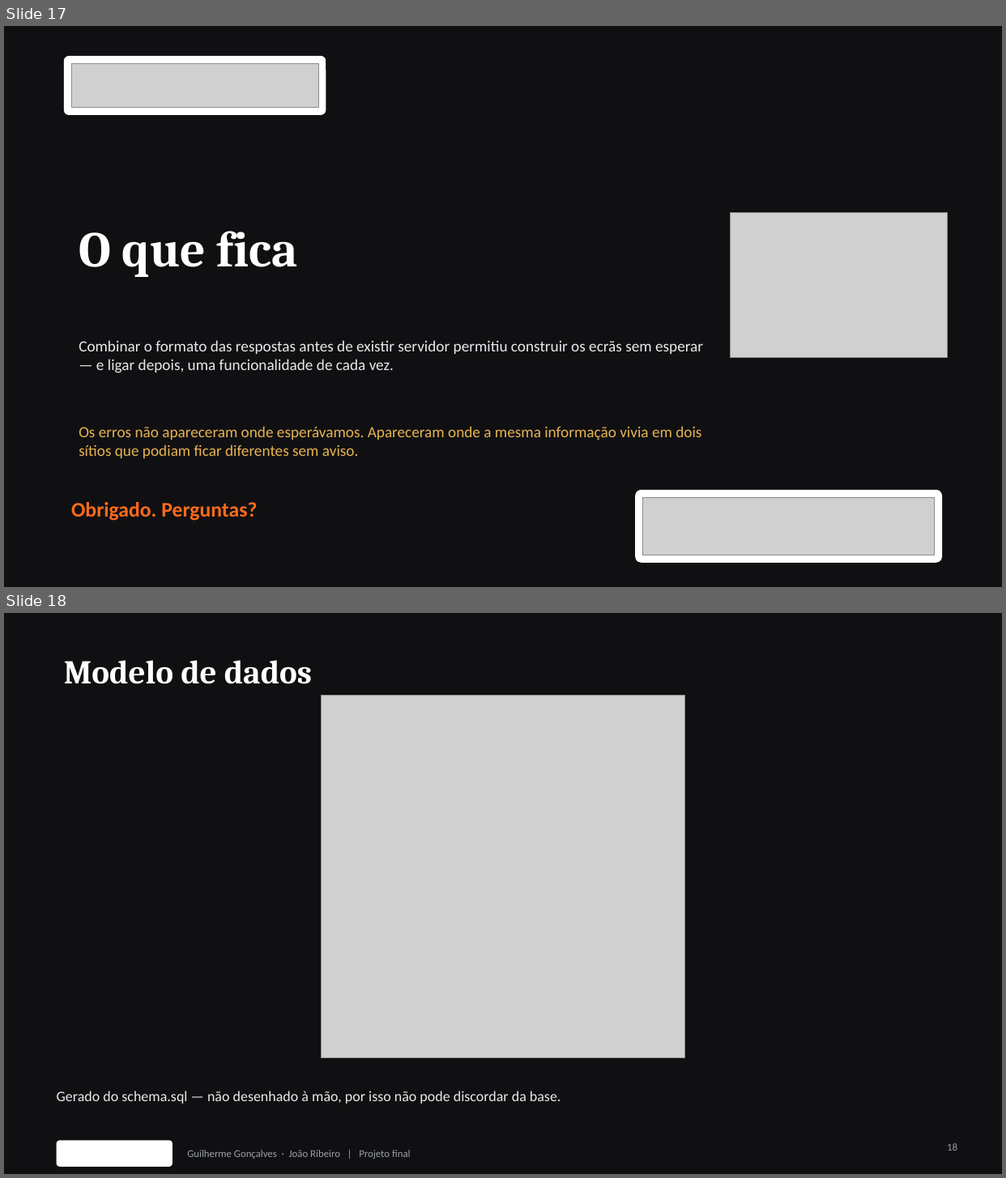
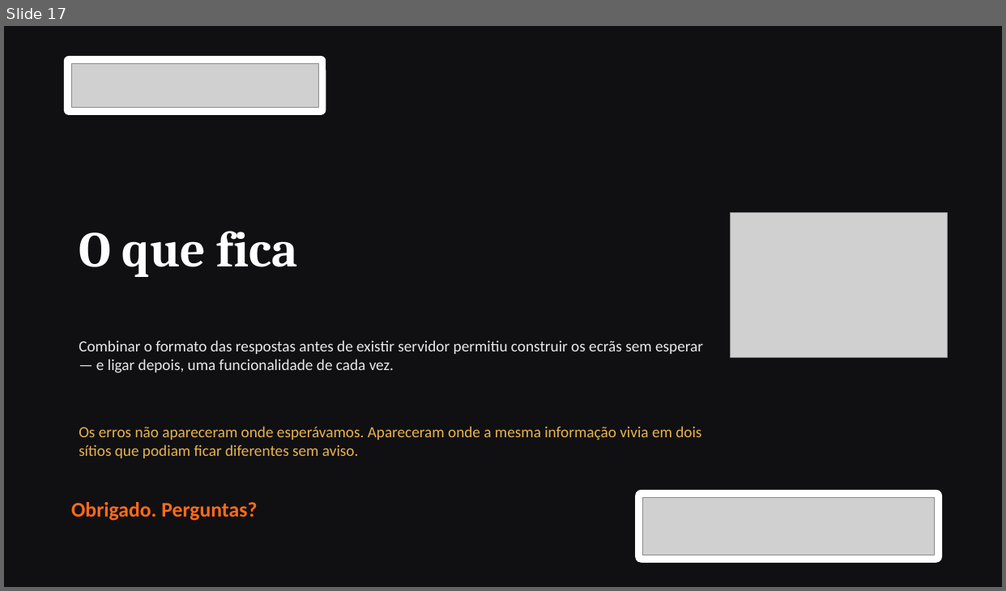
Before and after one commit to Azulindo/Projeto-Final, a slide deck: docs/apresentacao.pptx. Shown one above the other, each under a label of ours: slides 17 and 18 before the commit, slide 17 after it. The pictures are 1006x1178 and 1006x591 pixels, drawn with LibreOffice and Linux fonts; fonts in the diff are those of the drawing; grey boxes stand for pictures; background and template pictures are left out. Boxes give left, top, right and bottom in pixels: in the first picture for what was removed or moved away, otherwise in the second. Text is boxed around its words. In the diff, an @@ line names an element or a change of style, - is before the commit and + after.

Commit message:
Relatorio reestruturado pelo modelo, com excertos de codigo

```diff
--- a/docs/apresentacao.pptx
+++ b/docs/apresentacao.pptx
@@ slide 18 removed at (4, 613, 1002, 1174), background #101013 @@
@@ title removed at (64, 660, 312, 684) @@
-Modelo de dados
@@ picture removed at (322, 696, 684, 1059) @@
@@ text removed at (57, 1091, 561, 1104) @@
-Gerado do schema.sql — não desenhado à mão, por isso não pode discordar da base.
@@ rounded rectangle removed at (57, 1141, 172, 1167) @@
@@ page number removed at (947, 1144, 957, 1151) @@
-18
@@ text removed at (187, 1150, 411, 1159) @@
-Guilherme Gonçalves · João Ribeiro | Projeto final
```
Also in this commit, not shown: 1 other file.
